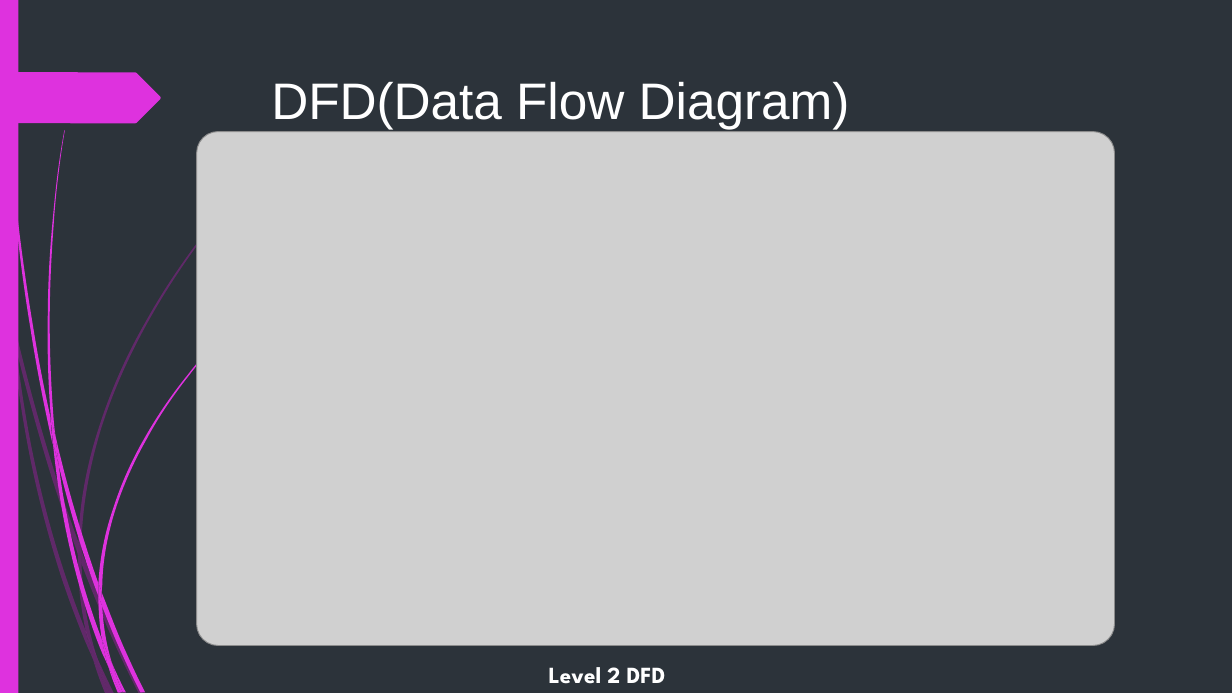
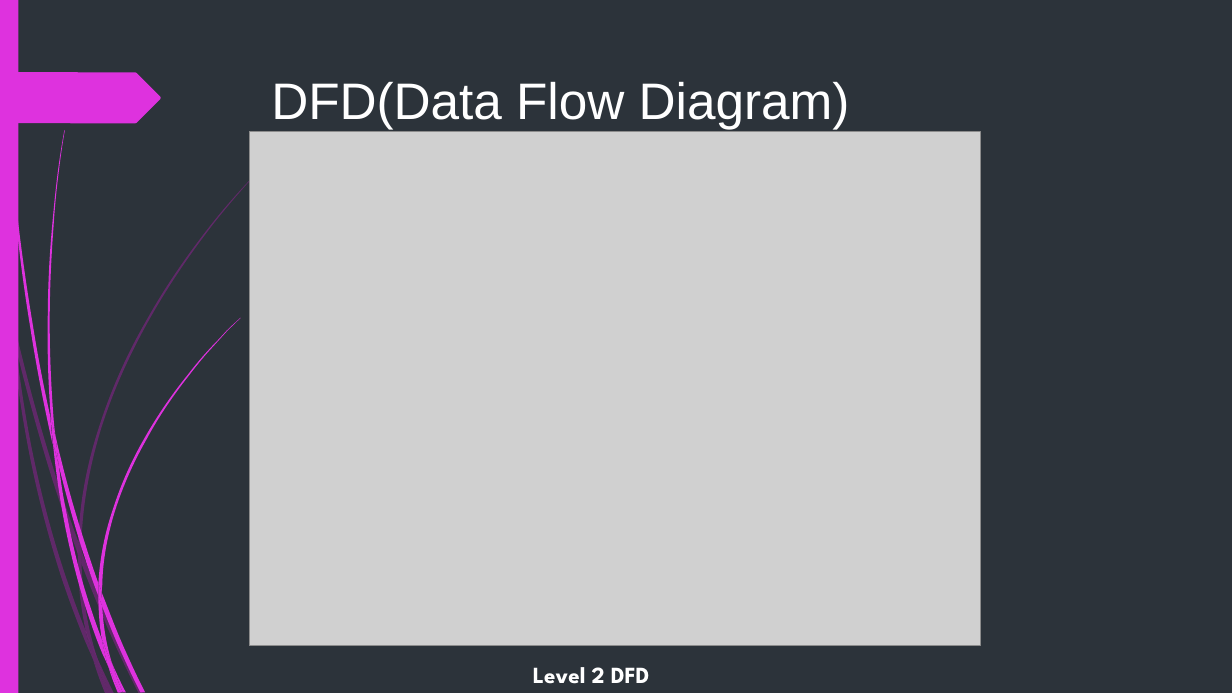
Before and after one commit to himeshnishant1/Image-Steagnography-Using-Python, a slide deck: slide 23 of Project letrature/IMAGE_STEGNOGRAPHY_USING_PYTHON.pptx. Drawn at 1232x693 pixels with LibreOffice and Linux fonts; fonts in the diff are those of the drawing; grey boxes stand for pictures. Boxes give left, top, right and bottom in pixels: in the first picture for what was removed or moved away, otherwise in the second. Text is boxed around its words. In the diff, an @@ line names an element or a change of style, - is before the commit and + after.

```diff
--- a/Project letrature/IMAGE_STEGNOGRAPHY_USING_PYTHON.pptx
+++ b/Project letrature/IMAGE_STEGNOGRAPHY_USING_PYTHON.pptx
@@ picture: place and size @@
-picture at [197,131,1115,645]
+picture at [250,131,982,645]
@@ text "Level 2 DFD": place and size @@
-text "Level 2 DFD" at [549,667,666,684]
+text "Level 2 DFD" at [533,667,650,684]
```
Also in this commit, not shown: 2 other slides changed, 1 other file.
